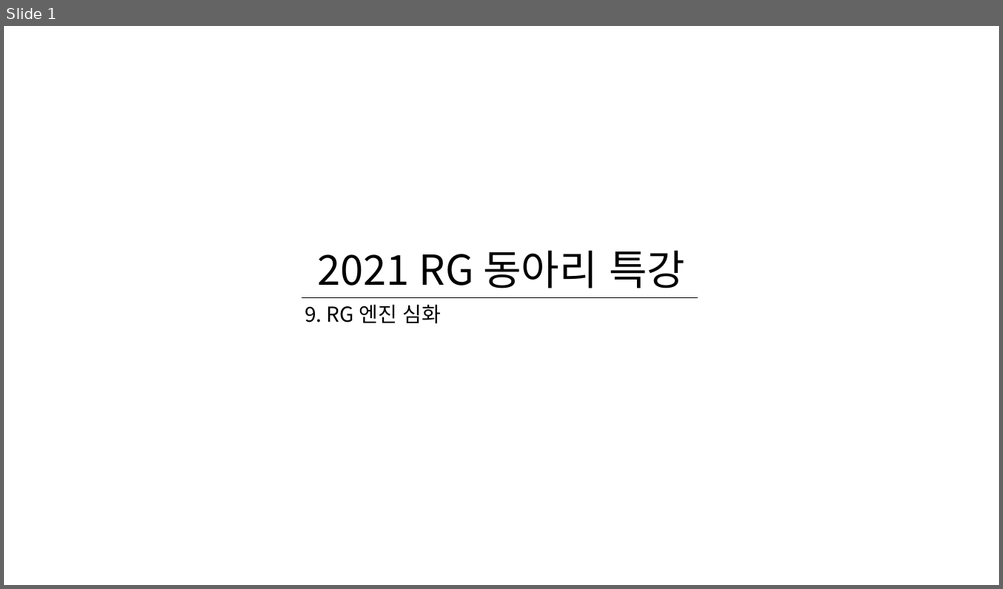
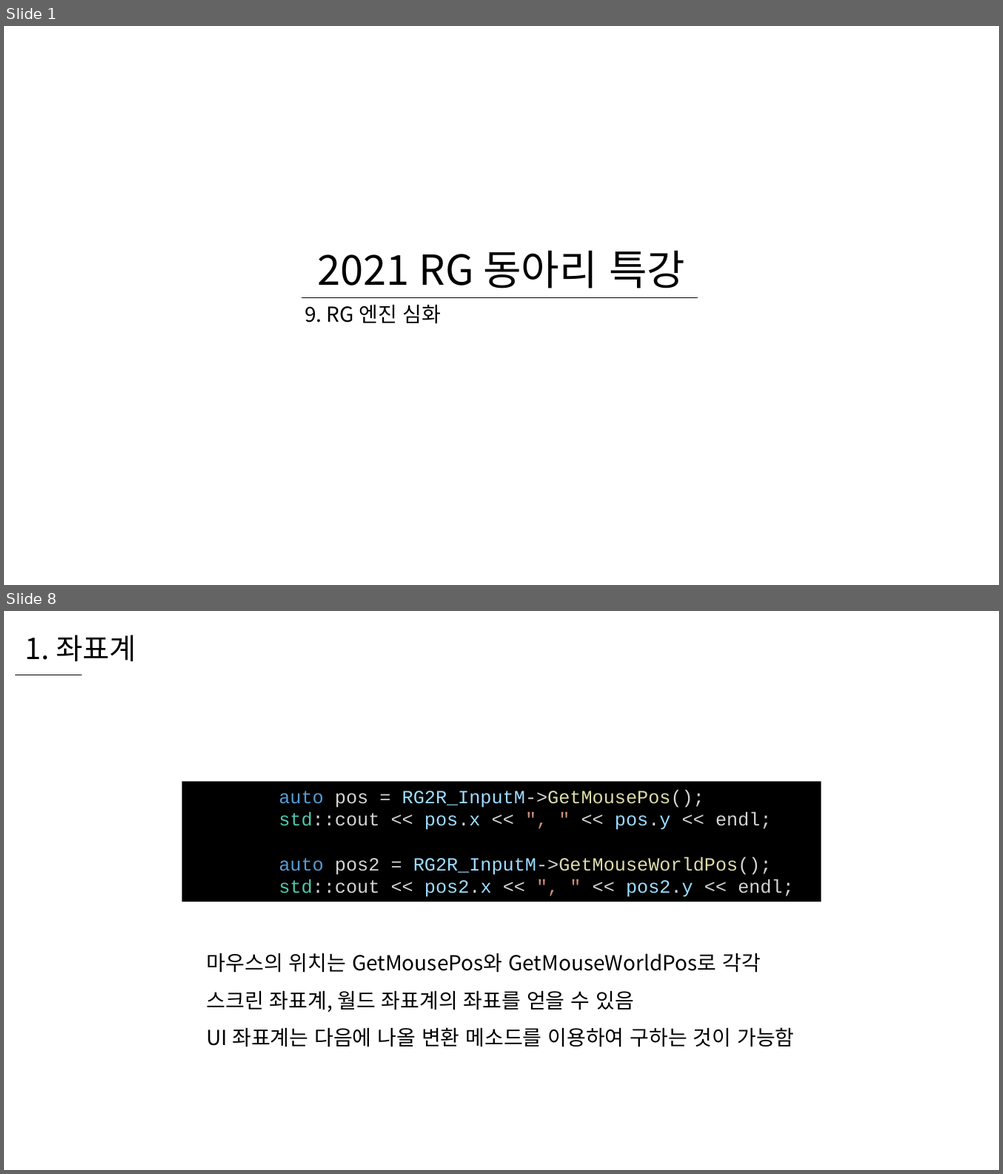
Before and after one commit to WooLyung/2021-RG-Lecture, a slide deck: 수업 자료/9 - RG 엔진 심화.pptx. Shown one above the other, each under a label of ours: slide 1 before the commit, slides 1 and 8 after it; the slides between them are not shown. The pictures are 1003x589 and 1003x1174 pixels, drawn with LibreOffice and Linux fonts; fonts in the diff are those of the drawing. Boxes give left, top, right and bottom in pixels: in the first picture for what was removed or moved away, otherwise in the second. Text is boxed around its words. In the diff, an @@ line names an element or a change of style, - is before the commit and + after.

```diff
--- a/수업 자료/9 - RG 엔진 심화.pptx
+++ b/수업 자료/9 - RG 엔진 심화.pptx
@@ slide 8 added at (x1=4, y1=611, x2=999, y2=1170), background #FFFFFF @@
@@ text added at (x1=25, y1=635, x2=136, y2=661), 28 pt, text #000000 @@
+1. 좌표계
@@ line added from (14, 675) to (82, 675), #000000 0.5 pt @@
@@ rectangle added at (x1=182, y1=782, x2=821, y2=903), fill #000000, 18 pt, text #D4D4D4 @@
+auto pos = RG2R_InputM->GetMousePos();
+std::cout << pos.x << ", " << pos.y << endl;
+auto pos2 = RG2R_InputM->GetMouseWorldPos();
+std::cout << pos2.x << ", " << pos2.y << endl;
@@ text added at (x1=207, y1=953, x2=794, y2=1048), 20 pt, text #000000 @@
+마우스의 위치는 GetMousePos와 GetMouseWorldPos로 각각
+스크린 좌표계, 월드 좌표계의 좌표를 얻을 수 있음
+UI 좌표계는 다음에 나올 변환 메소드를 이용하여 구하는 것이 가능함
```
Also in this commit, not shown: 2 slides changed, 22 other slides added, 5 other files.
